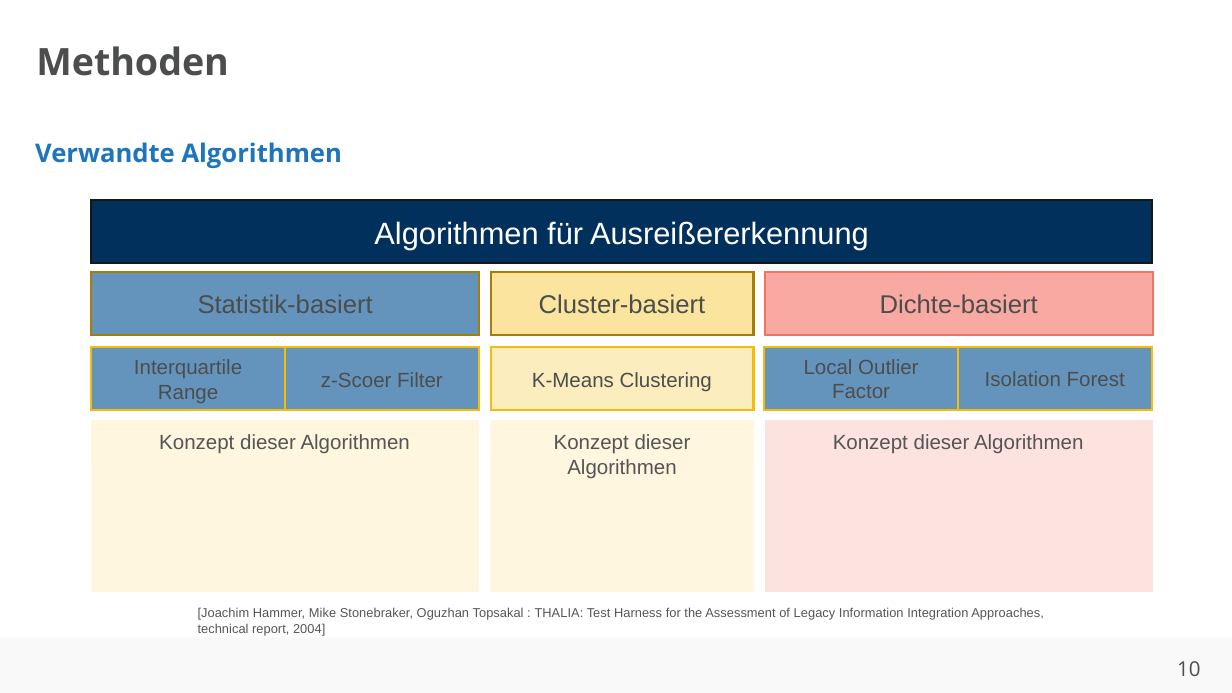
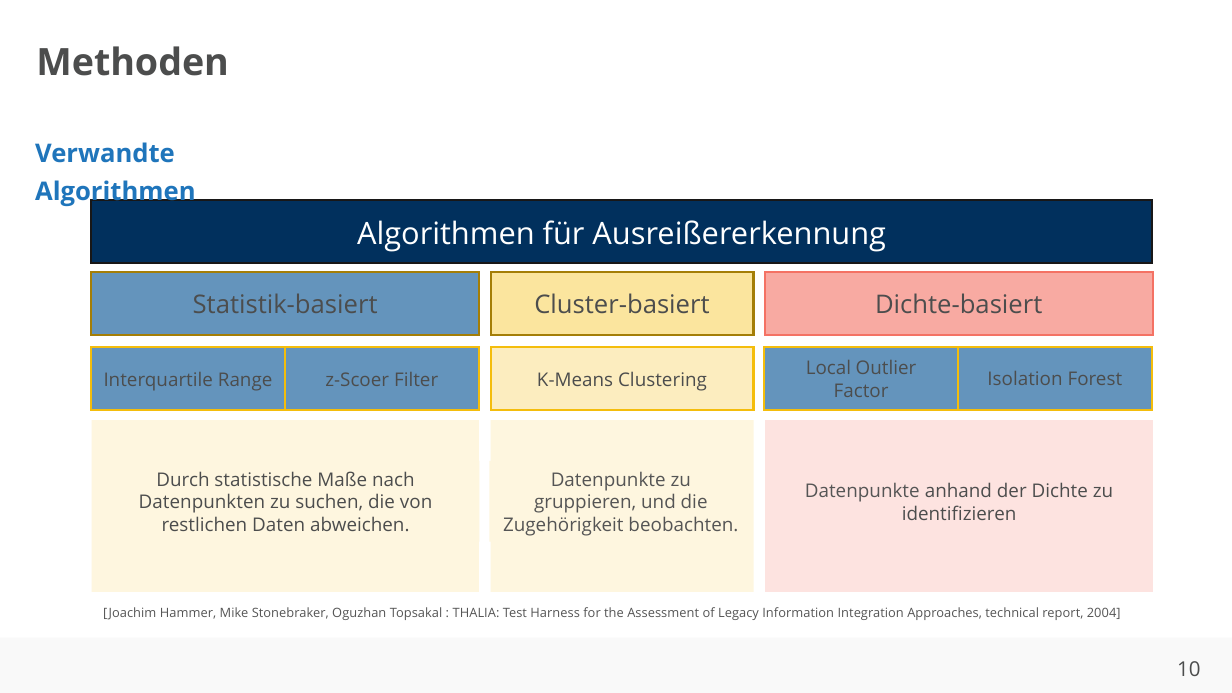
Before and after one commit to ahndavin/Abschlussarbeit_Bachelor, a slide deck: slide 10 of Kolloquium/Kolloquium.pptx. Drawn at 1232x693 pixels with LibreOffice and Linux fonts; fonts in the diff are those of the drawing; background and template pictures are left out. Boxes give left, top, right and bottom in pixels: in the first picture for what was removed or moved away, otherwise in the second. Text is boxed around its words. In the diff, an @@ line names an element or a change of style, - is before the commit and + after.

Commit message:
update

```diff
--- a/Kolloquium/Kolloquium.pptx
+++ b/Kolloquium/Kolloquium.pptx
@@ text "Verwandte Algorithmen" rewrapped from (x1=35, y1=142, x2=342, y2=168) to (x1=35, y1=142, x2=195, y2=207) @@
@@ size 12 to 11 pt, font Arial to Open Sans in 5 elements at (x1=490, y1=347, x2=754, y2=410), (x1=91, y1=347, x2=286, y2=410), (x1=285, y1=347, x2=479, y2=410), (x1=764, y1=347, x2=958, y2=410), (x1=958, y1=347, x2=1153, y2=410) @@
@@ rectangle removed at (x1=91, y1=423, x2=478, y2=460) @@
-Konzept dieser Algorithmen
@@ rectangle removed at (x1=490, y1=423, x2=754, y2=460) @@
-Konzept dieser Algorithmen
@@ text added at (x1=139, y1=471, x2=432, y2=531), 11 pt, text #4C4D4D @@
+Durch statistische Maße nach Datenpunkten zu suchen, die von restlichen Daten abweichen.
@@ text added at (x1=503, y1=471, x2=738, y2=536), 11 pt, text #555555 @@
+Datenpunkte zu gruppieren, und die Zugehörigkeit beobachten.
@@ text "Datenpunkte anhand der Dichte zu ..." at (x1=805, y1=482, x2=1113, y2=520): vertical alignment top to middle @@
@@ text at (x1=805, y1=482, x2=1113, y2=520): text changed; size 12 to 11 pt; font Arial to Open Sans; text colour #555555 to #4C4D4D @@
-Konzept dieser Algorithmen
+Datenpunkte anhand der Dichte zu identifizieren
@@ font Arial to Open Sans in 5 elements at (x1=91, y1=201, x2=1152, y2=264), (x1=91, y1=272, x2=479, y2=335), (x1=765, y1=272, x2=1153, y2=335), (x1=490, y1=272, x2=754, y2=335), (x1=103, y1=607, x2=1121, y2=620) @@
@@ text "[Joachim Hammer, Mike Stonebraker, Oguzhan ..." moved from (x1=198, y1=607, x2=1044, y2=636) to (x1=103, y1=607, x2=1121, y2=620) @@
```
Also in this commit, not shown: 7 other slides changed, 1 slide added.
